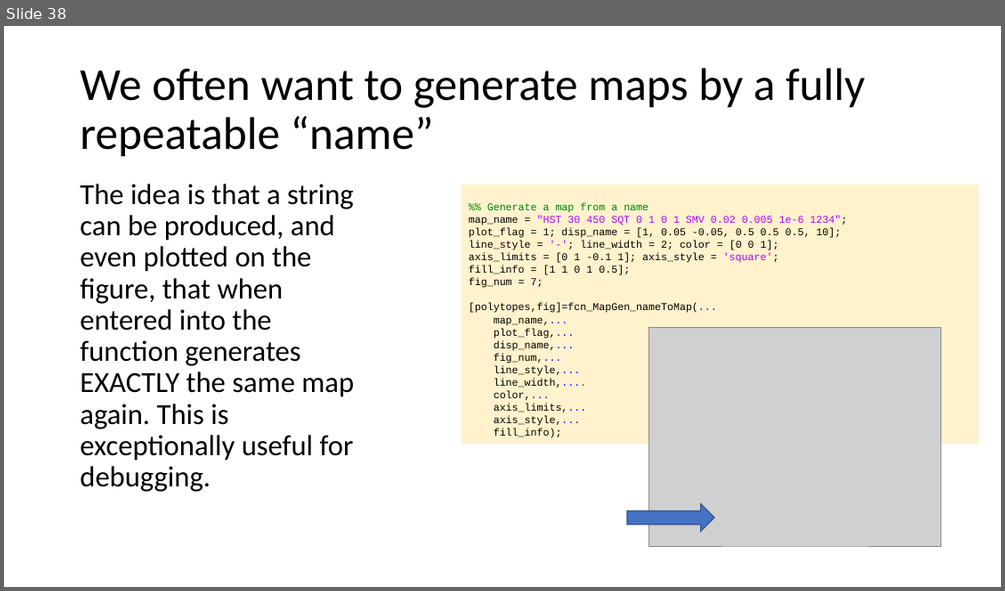
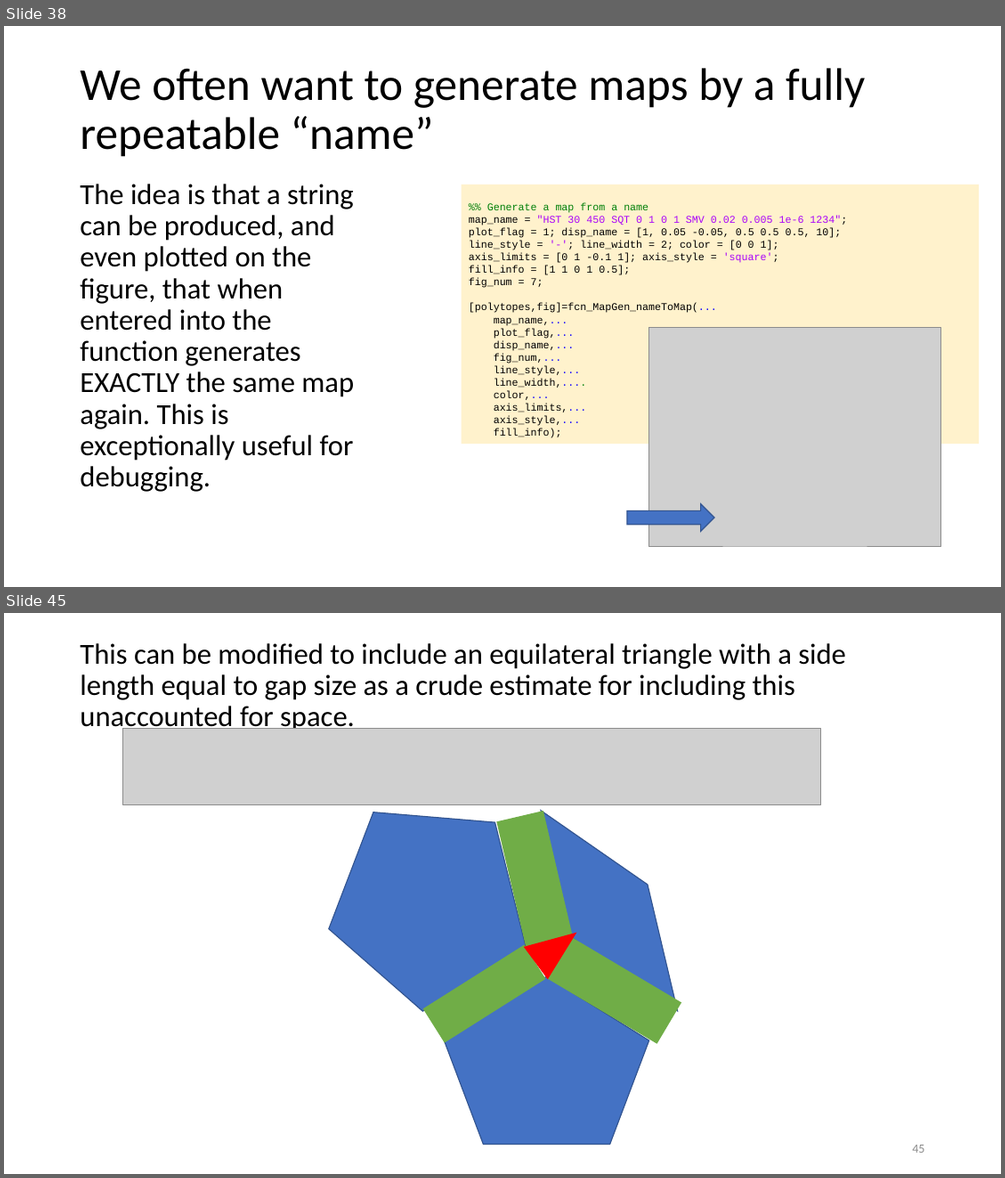
Before and after one commit to ivsg-psu/PathPlanning_MapTools_MapGenClassLibrary, a slide deck: Documents/MapGenClassLibrary.pptx. Shown one above the other, each under a label of ours: slide 38 before the commit, slides 38 and 45 after it; the slides between them are not shown. The pictures are 1005x591 and 1005x1178 pixels, drawn with LibreOffice and Linux fonts; fonts in the diff are those of the drawing; grey boxes stand for pictures. Boxes give left, top, right and bottom in pixels: in the first picture for what was removed or moved away, otherwise in the second. Text is boxed around its words. In the diff, an @@ line names an element or a change of style, - is before the commit and + after.

```diff
--- a/Documents/MapGenClassLibrary.pptx
+++ b/Documents/MapGenClassLibrary.pptx
@@ slide 45 added at [4,613,1001,1174], background #FFFFFF @@
@@ title added at [80,643,846,734], 28 pt, text #000000 @@
+This can be modified to include an equilateral triangle with a side length equal to gap size as a crude estimate for including this unaccounted for space.
@@ picture added at [123,728,820,804] @@
@@ pentagon added at [305,784,535,1028], fill #4472C4, outline #325491 1 pt @@
@@ diamond added at [502,785,715,1037], fill #4472C4, outline #325491 1 pt @@
@@ rectangle added at [497,811,572,947], fill #70AD47, outline #70AD47 1 pt @@
@@ triangle added at [525,917,587,978], fill #FF0000, outline #FF0000 1 pt @@
@@ rectangle added at [424,946,545,1042], fill #70AD47, outline #70AD47 1 pt @@
@@ rectangle added at [547,937,680,1043], fill #70AD47, outline #70AD47 1 pt @@
@@ pentagon added at [445,976,649,1144], fill #4472C4, outline #325491 1 pt @@
@@ page number added at [912,1144,924,1152], 12 pt, text #8C8C8C @@
+45
```
Also in this commit, not shown: 18 other slides added, 3 other files.
